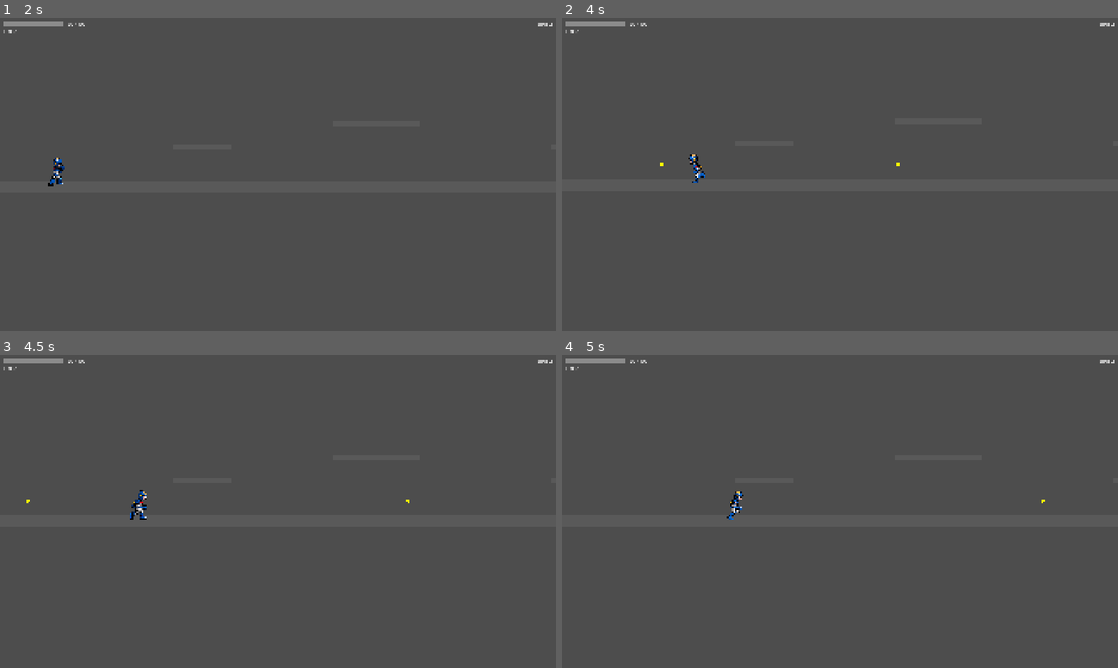
Above: before the commit, frames 1-4 (two rows, left to right).
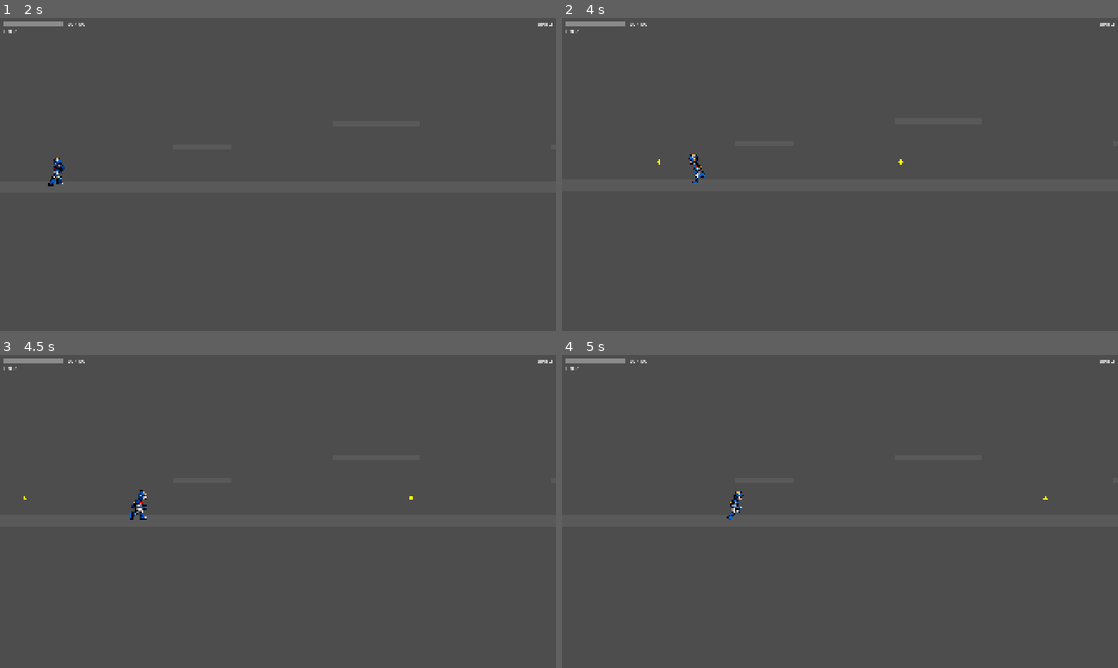
Above: after the commit, the same moments.

Repository: joaoramos00/NullvexGame
Game: Godot game, scene res://ui/title_screen.tscn
The game is run twice, just before and just after one commit, with the same random seed, the same clock (stepped at 60 frames per second) and the same inputs.
Inputs (mouse positions are in pixels of both pictures, inside the frame that each line leads up to):
- Up to frame 1 (2 s): click "New Game" at 0.5 s; click "Zael (Ranged)" at 1.25 s
- Up to frame 2 (4 s): move the mouse to (962, 158) at 2.02 s; hold Right (move_right) 2.03-3.53 s; tap Z (attack) at 2.1, 3.6 s; click (962, 158) at 2.17 s; tap Space (jump) at 2.27, 3.02 s; move the mouse to (728, 190) at 2.77 s; tap X (dash) at 2.85 s; move the mouse to (895, 105) at 3.52 s; hold Left (move_left) from 3.53 s (still down)
- Up to frame 3 (4.5 s): move the mouse to (250, 574) at 4.27 s; release Left (move_left) at 4.28 s; hold Right (move_right) from 4.28 s (still down); tap X (dash) at 4.35 s; click (250, 574) at 4.42 s
- Up to frame 4 (5 s): keep holding Right (move_right); tap Space (jump) at 4.52 s

Frame 1 is identical in both runs. In frame 2, less than 0.1% of the frame differs, in the area x 17-62%, y 45-48%; in frame 3, less than 0.1%; in frame 4, less than 0.1%.
Error in both runs: Invalid call. Nonexistent function 'is_action_just_pressed' in base 'InputEventMouseMotion'. (res://ui/pause_menu.gd:11)

Commit message:
fix: ajuste spawn bullet (x 30→40, y -36→-44)
Co-Authored-By: Claude Sonnet 4.6 <noreply@anthropic.com>

Diff:
--- a/characters/ranged/zael.gd
+++ b/characters/ranged/zael.gd
@@ -19,7 +19,7 @@
 const _ROW_RIGHT := 0
 
 # bullet spawn offset from character center
-const _SPAWN_OFFSET := Vector2(30.0, -36.0)
+const _SPAWN_OFFSET := Vector2(40.0, -44.0)
 
 var _charge_timer: float = 0.0
 var _is_charging: bool = false
